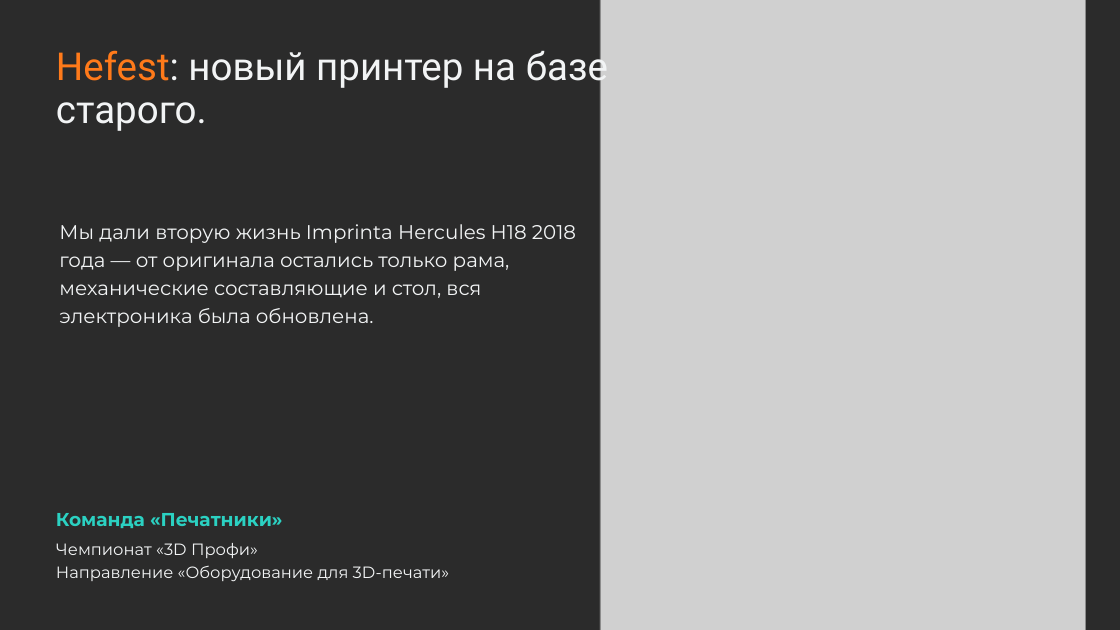
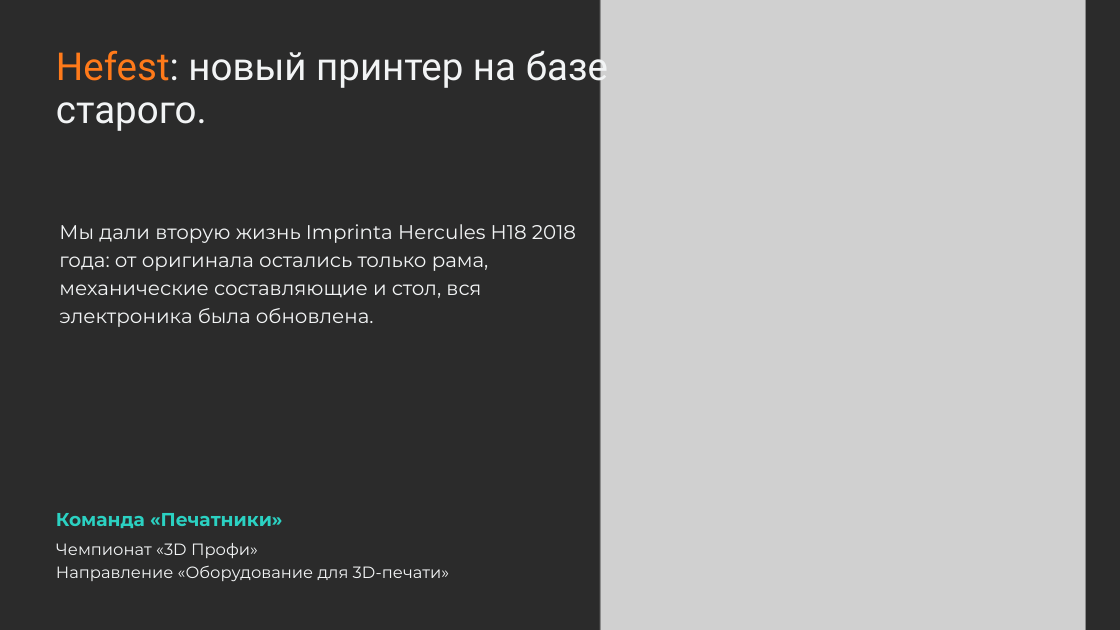
Before and after one commit to pmixay/3d-project, a slide deck: slide 1 of submission/Hefest_prezentaciya.pptx. Drawn at 1120x630 pixels with LibreOffice and Linux fonts; fonts in the diff are those of the drawing; grey boxes stand for pictures; background and template pictures are left out; a plain dark background stands for a picture behind light text. Boxes give left, top, right and bottom in pixels: in the first picture for what was removed or moved away, otherwise in the second. Text is boxed around its words. In the diff, an @@ line names an element or a change of style, - is before the commit and + after.

```diff
--- a/submission/Hefest_prezentaciya.pptx
+++ b/submission/Hefest_prezentaciya.pptx
@@ text at (x1=59, y1=224, x2=576, y2=327): text changed @@
-Мы дали вторую жизнь Imprinta Hercules H18 2018 года — от оригинала остались только рама, механические составляющие и стол, вся электроника была обновлена.
+Мы дали вторую жизнь Imprinta Hercules H18 2018 года: от оригинала остались только рама, механические составляющие и стол, вся электроника была обновлена.
```
Also in this commit, not shown: 8 other slides changed, 5 other files.
